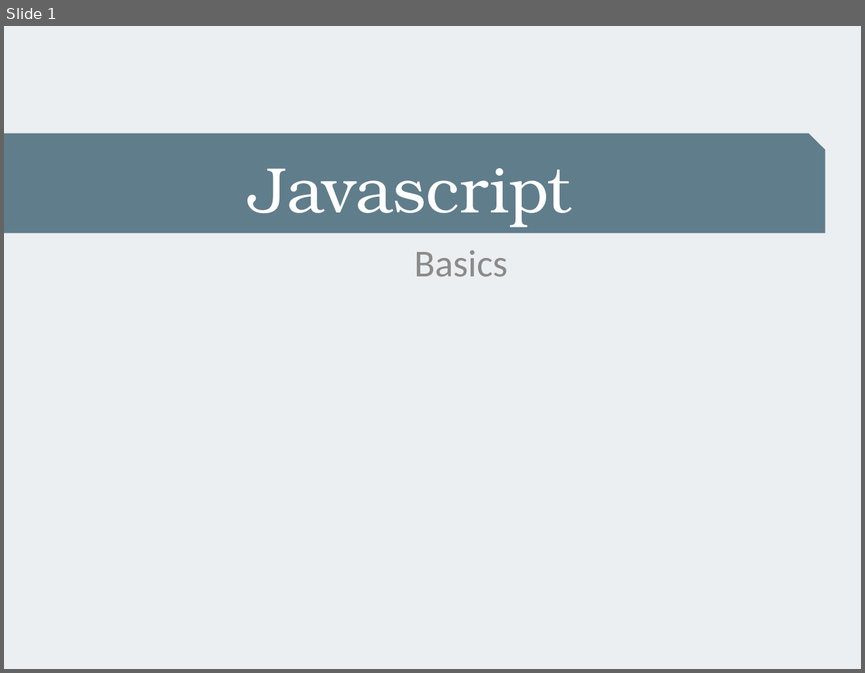
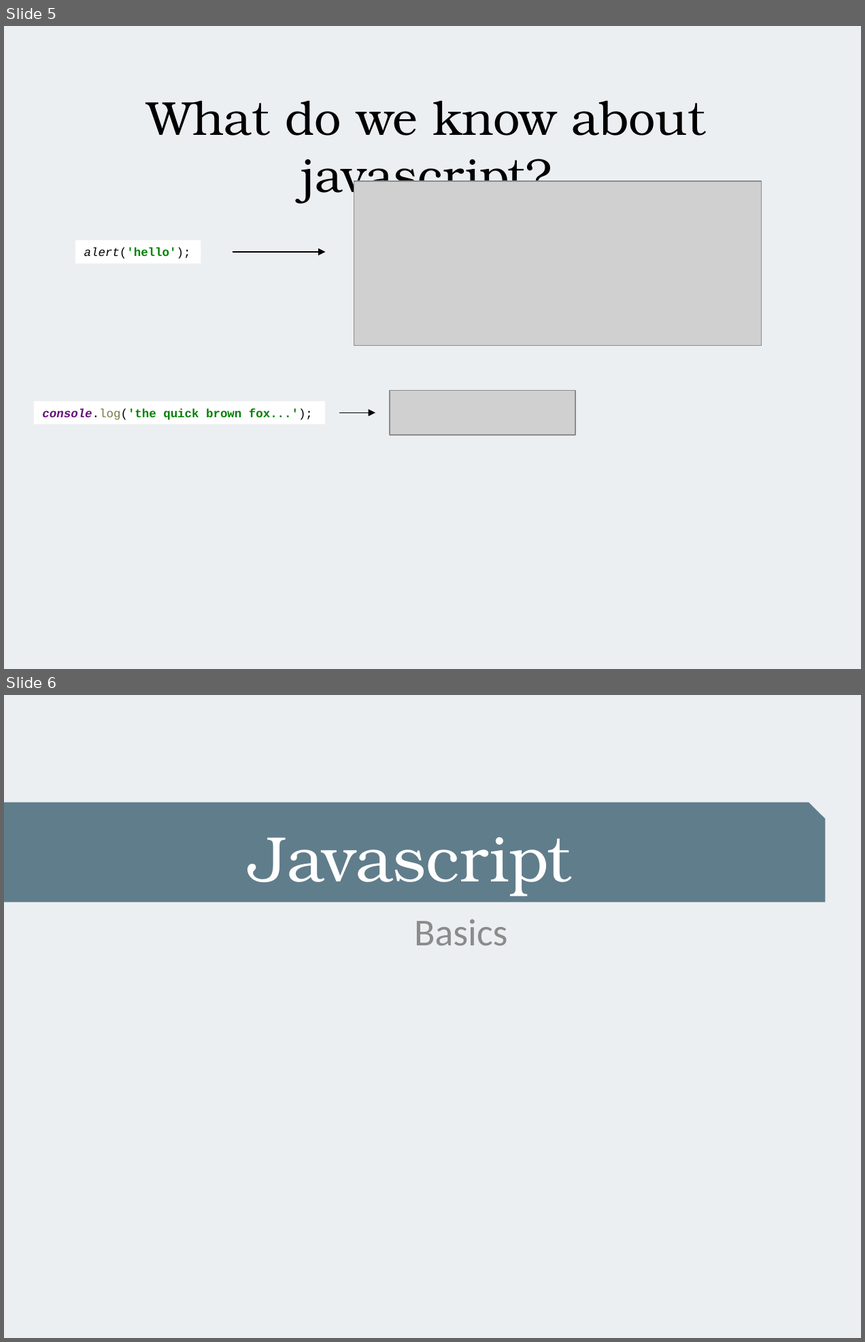
Before and after one commit to alexeymatveevp/angularjs-course, a slide deck: docs/00_jsbasics.pptx. Shown one above the other, each under a label of ours: slide 1 before the commit, slides 5 and 6 after it. The pictures are 865x673 and 865x1342 pixels, drawn with LibreOffice and Linux fonts; fonts in the diff are those of the drawing; grey boxes stand for pictures. Boxes give left, top, right and bottom in pixels: in the first picture for what was removed or moved away, otherwise in the second. Text is boxed around its words. In the diff, an @@ line names an element or a change of style, - is before the commit and + after.

```diff
--- a/docs/00_jsbasics.pptx
+++ b/docs/00_jsbasics.pptx
@@ slide 5 added at [4,26,861,669], background #ECEFF1 @@
@@ text added at [147,100,705,203], 40 pt, text #000000 @@
+What do we know about javascript?
@@ picture added at [354,181,762,346] @@
@@ rectangle added at [75,240,201,263], fill #FFFFFF, 10 pt, text #000000 @@
+alert('hello');
@@ arrow added from (232, 251) to (325, 251), #000000 0.75 pt @@
@@ picture added at [390,390,575,435] @@
@@ rectangle added at [34,401,325,424], fill #FFFFFF, 10 pt, text #008000, bold @@
+console.log('the quick brown fox...');
@@ arrow added from (340, 412) to (375, 412), #000000 0.75 pt @@
@@ what was slide 1 is now slide 6 @@
```
Also in this commit, not shown: 5 other slides added, 1 slide removed, 4 other files.
